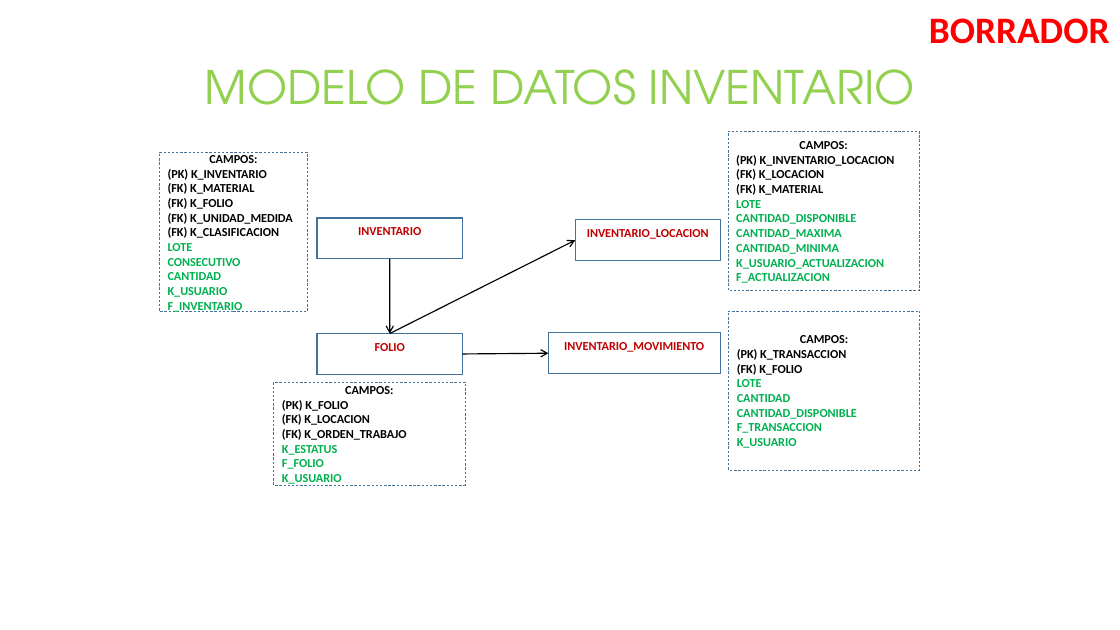
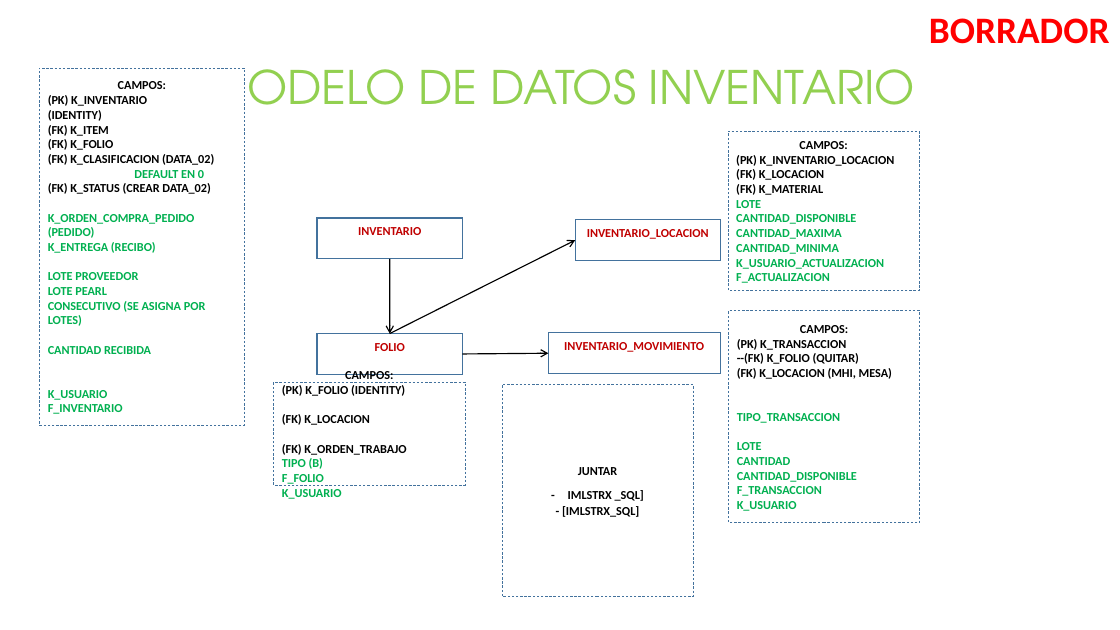
Before and after one commit to AXDELAROSA/CONTROL_QUALITY, a slide deck: slide 2 of Docs/MODELO_DATOS_INVENTARIO.pptx. Drawn at 1120x630 pixels with LibreOffice and Linux fonts; fonts in the diff are those of the drawing. Boxes give left, top, right and bottom in pixels: in the first picture for what was removed or moved away, otherwise in the second. Text is boxed around its words. In the diff, an @@ line names an element or a change of style, - is before the commit and + after.

```diff
--- a/Docs/MODELO_DATOS_INVENTARIO.pptx
+++ b/Docs/MODELO_DATOS_INVENTARIO.pptx
@@ rectangle "CAMPOS:": place and size @@
-rectangle "CAMPOS:" at (160,152,308,311)
+rectangle "CAMPOS:" at (39,68,245,426)
@@ text in rectangle at (48,95,147,136): text changed @@
-(PK) K_INVENTARIO
-(FK) K_MATERIAL
+(PK) K_INVENTARIO (IDENTITY)
+(FK) K_ITEM
@@ text in rectangle at (48,154,214,326): text changed; text colour #000000 to #00B050 @@
-(FK) K_UNIDAD_MEDIDA
-(FK) K_CLASIFICACION
-LOTE
-CONSECUTIVO
-CANTIDAD
+(FK) K_CLASIFICACION (DATA_02)
+DEFAULT EN 0
+(FK) K_STATUS (CREAR DATA_02)
+K_ORDEN_COMPRA_PEDIDO (PEDIDO)
+K_ENTREGA (RECIBO)
+LOTE PROVEEDOR
+LOTE PEARL
+CONSECUTIVO (SE ASIGNA POR LOTES)
+CANTIDAD RECIBIDA
@@ rectangle "CAMPOS:": place and size @@
-rectangle "CAMPOS:" at (728,311,920,470)
+rectangle "CAMPOS:" at (728,311,920,523)
@@ text in rectangle at (737,353,892,423): text changed @@
-(FK) K_FOLIO
+--(FK) K_FOLIO (QUITAR)
+(FK) K_LOCACION (MHI, MESA)
+TIPO_TRANSACCION
@@ text in rectangle at (282,385,405,396): text changed @@
-(PK) K_FOLIO
+(PK) K_FOLIO (IDENTITY)
@@ rectangle added at (502,385,694,597), fill #FFFFFF, outline #43739E 0.5 pt dashed, 10.5 pt, text #000000, bold @@
+JUNTAR
+-[[IMLSTRX _SQL]
+- [IMLSTRX_SQL]
@@ text in rectangle at (282,458,323,469): text changed @@
-K_ESTATUS
+TIPO (B)
```
